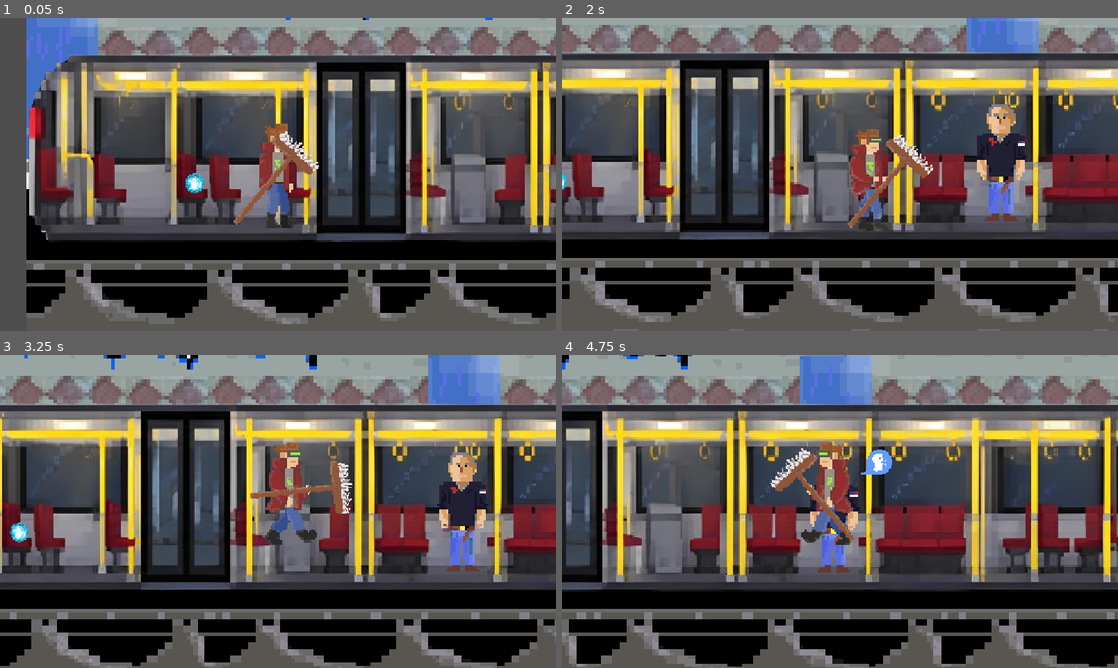
Above: before the commit, frames 1-4 (two rows, left to right).
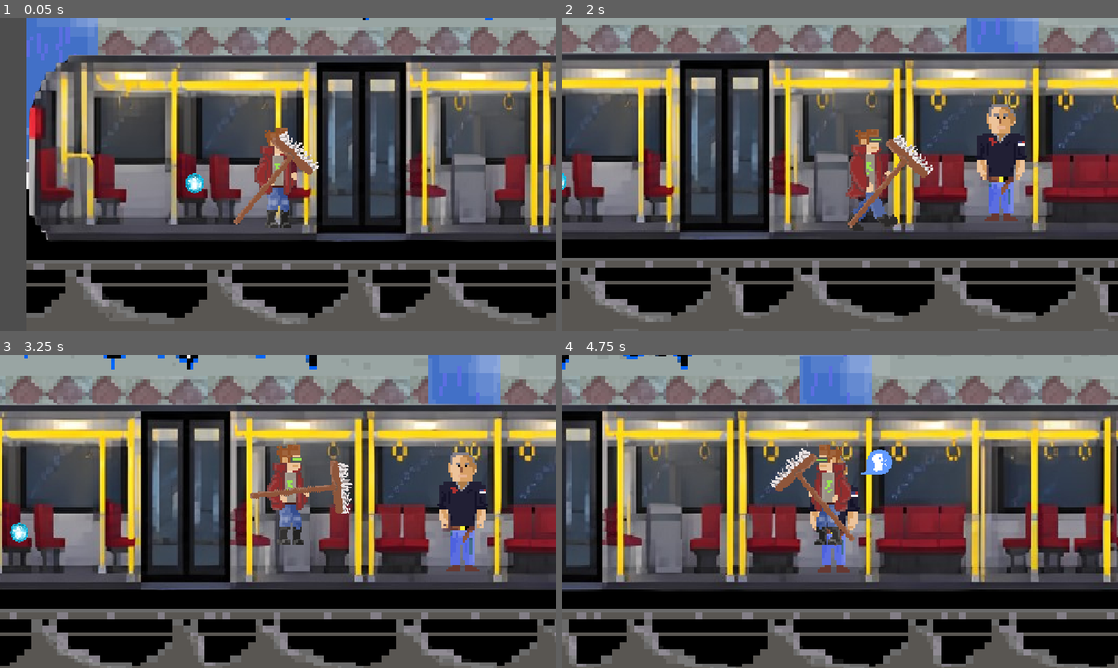
Above: after the commit, the same moments.

Repository: NetoCZ/Metro
Game: Godot game, scene res://Scenes/metro_main.tscn
Two runs of this game, one before a commit and one after it. Both use one fixed random seed, a clock stepped at 60 frames per second and the inputs below.
Inputs:
- Up to frame 1 (0.05 s): no input
- Up to frame 2 (2 s): hold F (attack) 0.53-1.28 s; hold D (move_right) from 0.53 s (still down); tap Space (move_jump) at 0.77, 1.52 s; tap P (hurt) at 1.35 s
- Up to frame 3 (3.25 s): release D (move_right) at 2.03 s; hold A (move_left) 2.03-2.78 s; hold E 2.03-2.78 s; hold D (move_right) from 2.78 s (still down); tap F (attack) at 2.85 s; tap Space (move_jump) at 3.02 s
- Up to frame 4 (4.75 s): hold P (hurt) 3.53-4.28 s; tap Space (move_jump) at 3.77, 4.52 s; release D (move_right) at 4.28 s; hold A (move_left) from 4.28 s (still down); tap E at 4.35 s

The runs differ from the first frame. In frame 1, 0.6% of the frame differs, in the area x 45-54%, y 33-68%; in frame 2, 0.5%; in frame 3, 1.3%, in the area x 47-57%, y 28-61%; in frame 4, 1.2%.

Commit message:
dffedddd

Diff:
--- a/Scenes/Player/player.tscn
+++ b/Scenes/Player/player.tscn
@@ -11,8 +11,11 @@
 [ext_resource type="Texture2D" uid="uid://btxqwtskwx2w4" path="res://Scenes/Player/assets/hit_maincharacter.png" id="4_oikmp"]
 [ext_resource type="Texture2D" uid="uid://idrh2wrpnnf0" path="res://Scenes/Player/assets/run3.png" id="5_jlvik"]
 [ext_resource type="Texture2D" uid="uid://dy4aw2hh0ttat" path="res://Scenes/Player/assets/run4.png" id="6_gk6dx"]
+[ext_resource type="Texture2D" uid="uid://dmtkt4xovwp2m" path="res://Scenes/Player/assets/jumping1.png" id="8_r5xpd"]
 [ext_resource type="Texture2D" uid="uid://dn7aklfr247xk" path="res://Scenes/Player/assets/run5.png" id="9_jhyir"]
+[ext_resource type="Texture2D" uid="uid://epoljmq5l1be" path="res://Scenes/Player/assets/jumping2.png" id="9_ks1b7"]
 [ext_resource type="Texture2D" uid="uid://dm1ek5bj63hsm" path="res://Scenes/Player/assets/run6.png" id="10_74mp2"]
+[ext_resource type="Texture2D" uid="uid://cr6aw6kc5jcc8" path="res://Scenes/Player/assets/jumping3.png" id="10_hnuln"]
 
 [sub_resource type="CapsuleShape2D" id="CapsuleShape2D_wdocy"]
 radius = 14.0
@@ -45,6 +48,20 @@
 }],
 "loop": 1,
 "name": &"idle",
+"speed": 5.0
+}, {
+"frames": [{
+"duration": 1.0,
+"texture": ExtResource("8_r5xpd")
+}, {
+"duration": 1.0,
+"texture": ExtResource("9_ks1b7")
+}, {
+"duration": 1.0,
+"texture": ExtResource("10_hnuln")
+}],
+"loop": 1,
+"name": &"jump",
 "speed": 5.0
 }, {
 "frames": [{
@@ -91,8 +108,9 @@
 [node name="AnimatedSprite2D" type="AnimatedSprite2D" parent="CharacterBody2D" unique_id=557623127]
 scale = Vector2(1, 0.99999994)
 sprite_frames = SubResource("SpriteFrames_wdocy")
-animation = &"idle"
+animation = &"jump"
 autoplay = "idle"
+frame_progress = 0.731534
 
 [node name="WeaponHolder" type="Node2D" parent="CharacterBody2D" unique_id=280112700]
 position = Vector2(1, 1)
--- a/Scenes/Player/playerMovement.gd
+++ b/Scenes/Player/playerMovement.gd
@@ -63,6 +63,7 @@
 
 	# během animace hit se nepřepínají ostatní animace
 	if not is_hit:
+		animated_sprite.play("jump")
 		if not is_on_floor():
 			animated_sprite.stop()
 		elif direction != 0:
Binary file added: Scenes/Player/assets/jumping1.png
Not shown, added: Scenes/Player/assets/jumping1.png.import
Binary file added: Scenes/Player/assets/jumping2.png
Not shown, added: Scenes/Player/assets/jumping2.png.import
Binary file added: Scenes/Player/assets/jumping3.png
Not shown, added: Scenes/Player/assets/jumping3.png.import
